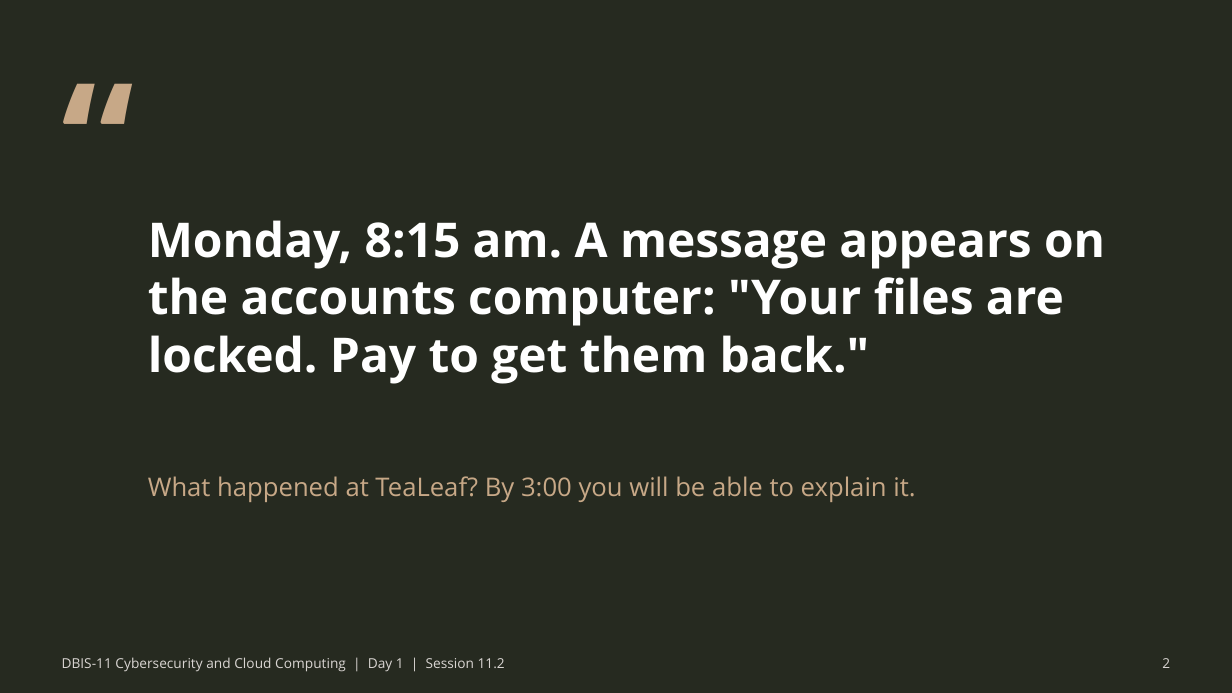
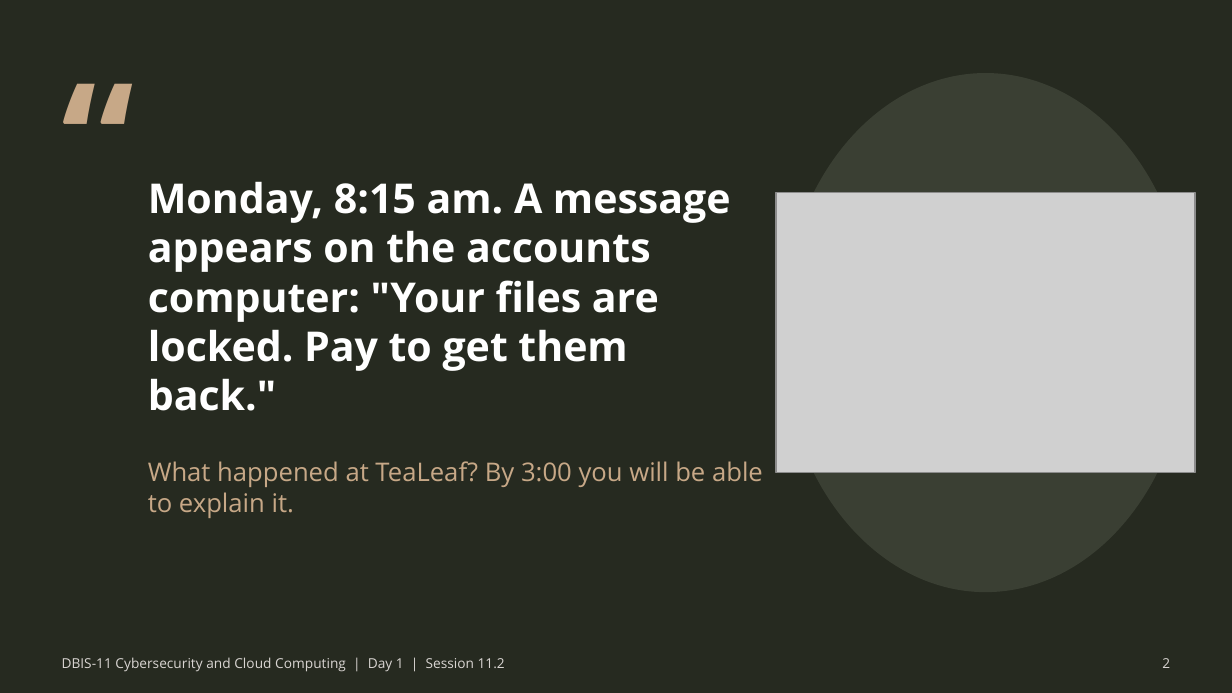
Before and after one commit to nirangadh/DBIS-Cybersecurity-and-Cloud-Computing, a slide deck: slide 2 of slides/11-02-who-attacks-and-how.pptx. Drawn at 1232x693 pixels with LibreOffice and Linux fonts; fonts in the diff are those of the drawing; grey boxes stand for pictures. Boxes give left, top, right and bottom in pixels: in the first picture for what was removed or moved away, otherwise in the second. Text is boxed around its words. In the diff, an @@ line names an element or a change of style, - is before the commit and + after.

```diff
--- a/slides/11-02-who-attacks-and-how.pptx
+++ b/slides/11-02-who-attacks-and-how.pptx
@@ ellipse added at [782,74,1189,591], fill #3A3F33, outline #3A3F33 1 pt @@
@@ text "Monday, 8:15 am. A message ..." at [148,181,731,411]: size 28 to 24 pt @@
@@ picture added at [776,192,1195,473] @@
@@ text "What happened at TeaLeaf? By ..." at [148,461,763,518]: vertical alignment middle to top @@
```
Also in this commit, not shown: 8 other slides changed, 28 other files.
